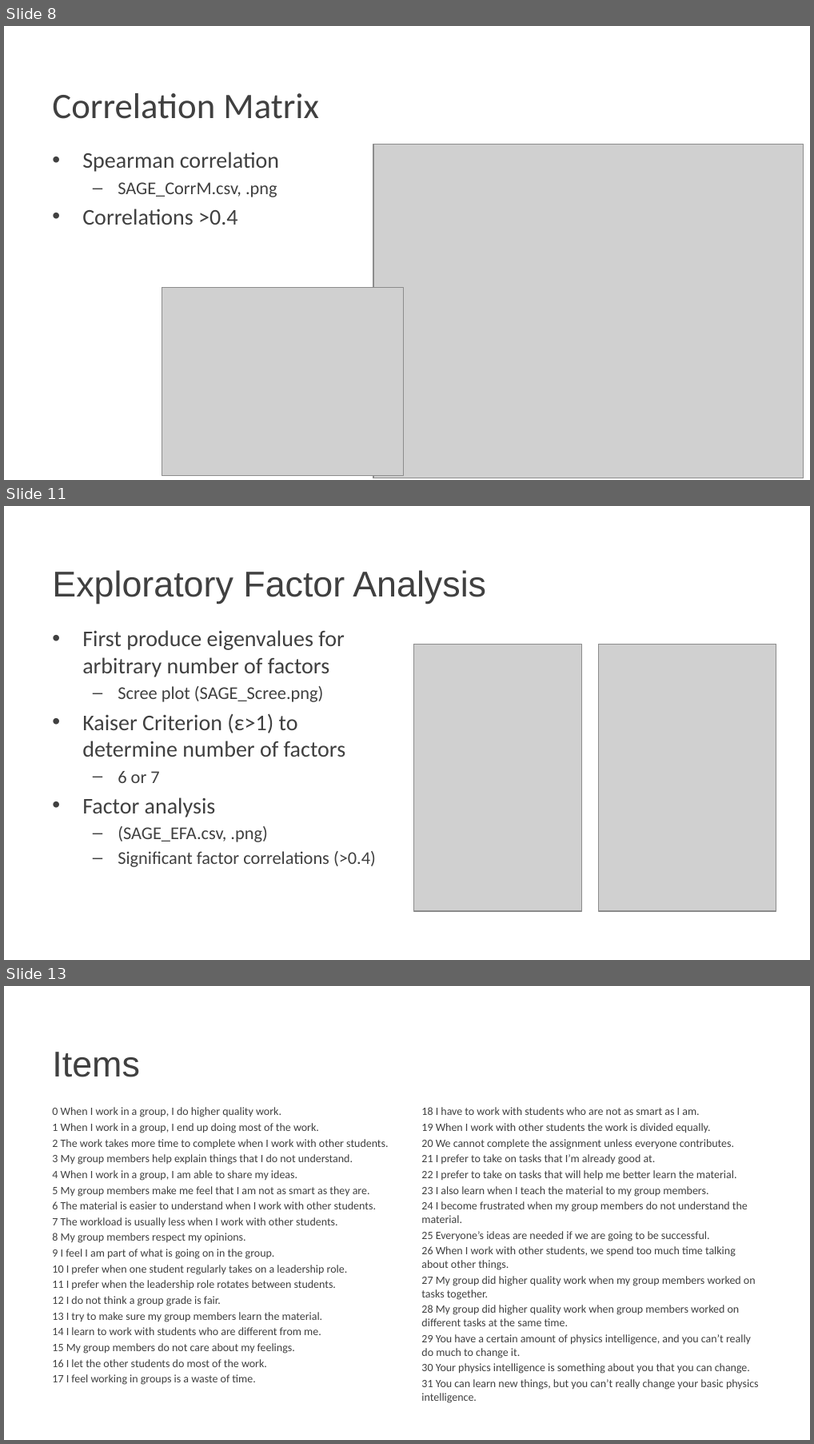
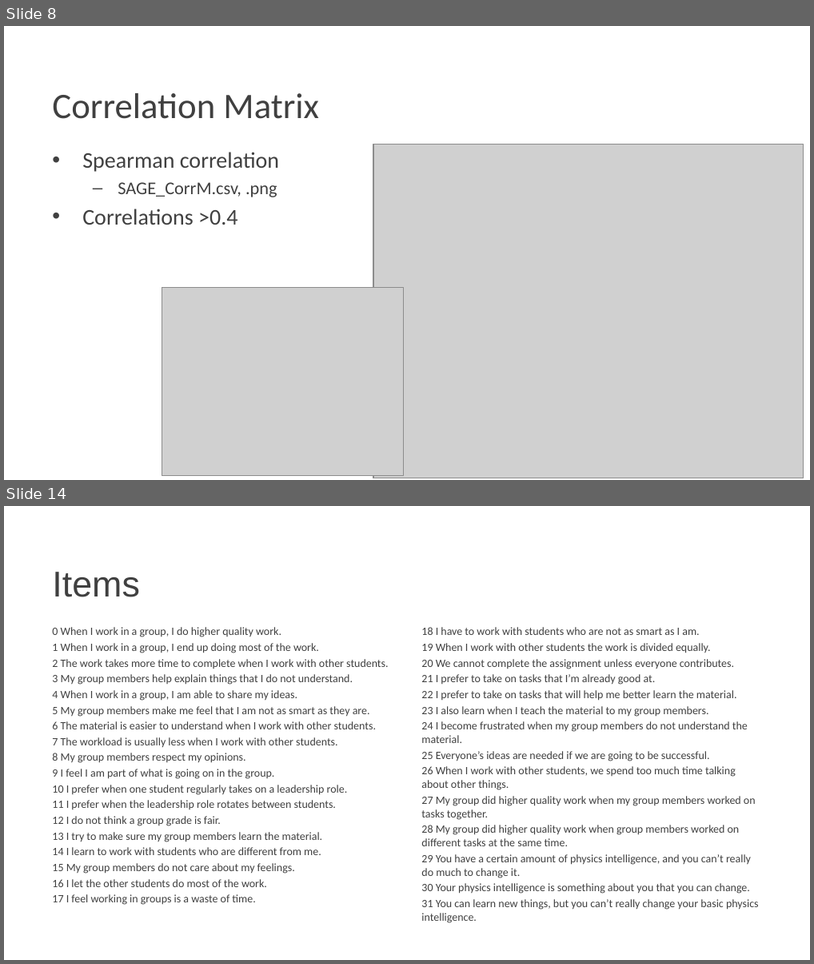
Before and after one commit to Pontigre/PER_analysis, a slide deck: Analysis_explanation.pptx. Shown one above the other, each under a label of ours: slides 8, 11 and 13 before the commit, slides 8 and 14 after it; the slides between them are not shown. The pictures are 814x1444 and 814x964 pixels, drawn with LibreOffice and Linux fonts; fonts in the diff are those of the drawing; grey boxes stand for pictures; background and template pictures are left out. Boxes give left, top, right and bottom in pixels: in the first picture for what was removed or moved away, otherwise in the second. Text is boxed around its words. In the diff, an @@ line names an element or a change of style, - is before the commit and + after.

Commit message:
Correctly outputs loadings of all items for easier comparison
The Confirmatory Factor Analysis method does not work correctly since CFA does not converge. This means we don't have a metric to compare across the different number of factors and need to do it by hand. This fixes the EFA loadings so that we can compare all n.

```diff
--- a/Analysis_explanation.pptx
+++ b/Analysis_explanation.pptx
@@ slide 11 removed at (4,506,810,960), background picture (left out) @@
@@ title removed at (52,570,486,604) @@
-Exploratory Factor Analysis
@@ text removed at (82,630,376,867) @@
-• First produce eigenvalues for arbitrary number of factors
-  – Scree plot (SAGE_Scree.png)
-• Kaiser Criterion (ε>1) to determine number of factors
-  – 6 or 7
-• Factor analysis
-  – (SAGE_EFA.csv, .png)
-  – Significant factor correlations (>0.4)
@@ picture removed at (414,644,582,911) @@
@@ picture removed at (599,644,778,911) @@
@@ what was slide 13 is now slide 14 @@
```
Also in this commit, not shown: 6 slides changed, 1 slide added, 35 other files.
